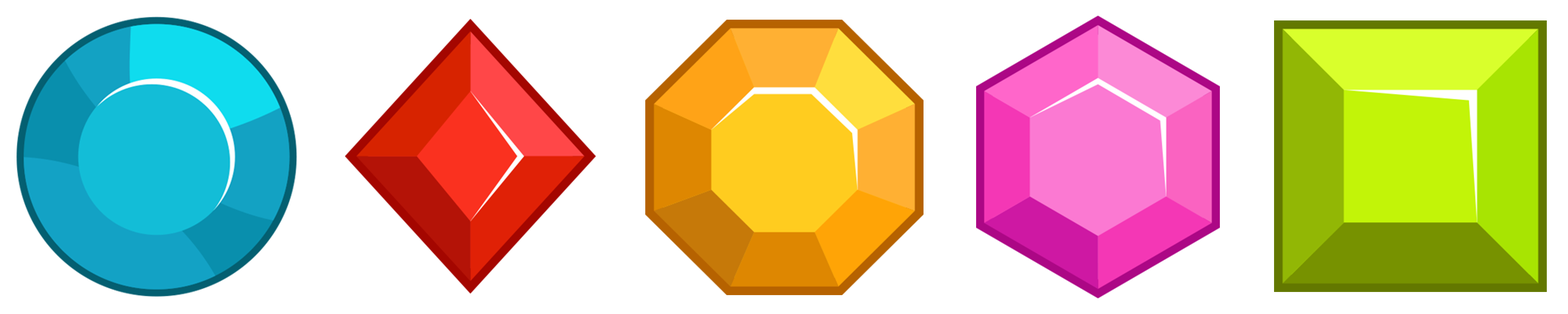
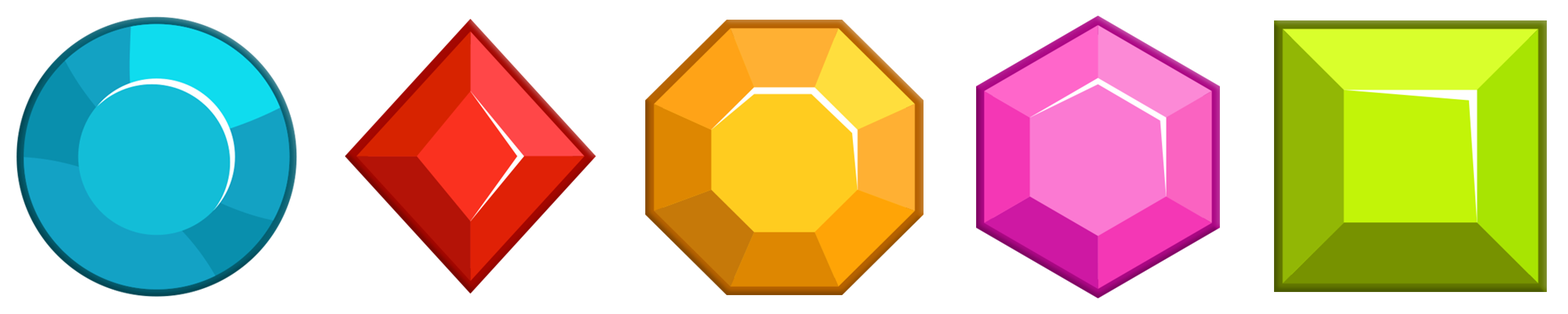
Revision of a layered 1568px x 314px image; what changed, layer by layer:
pixels changed over [16, 15, 1547, 298] (layer not identified)
